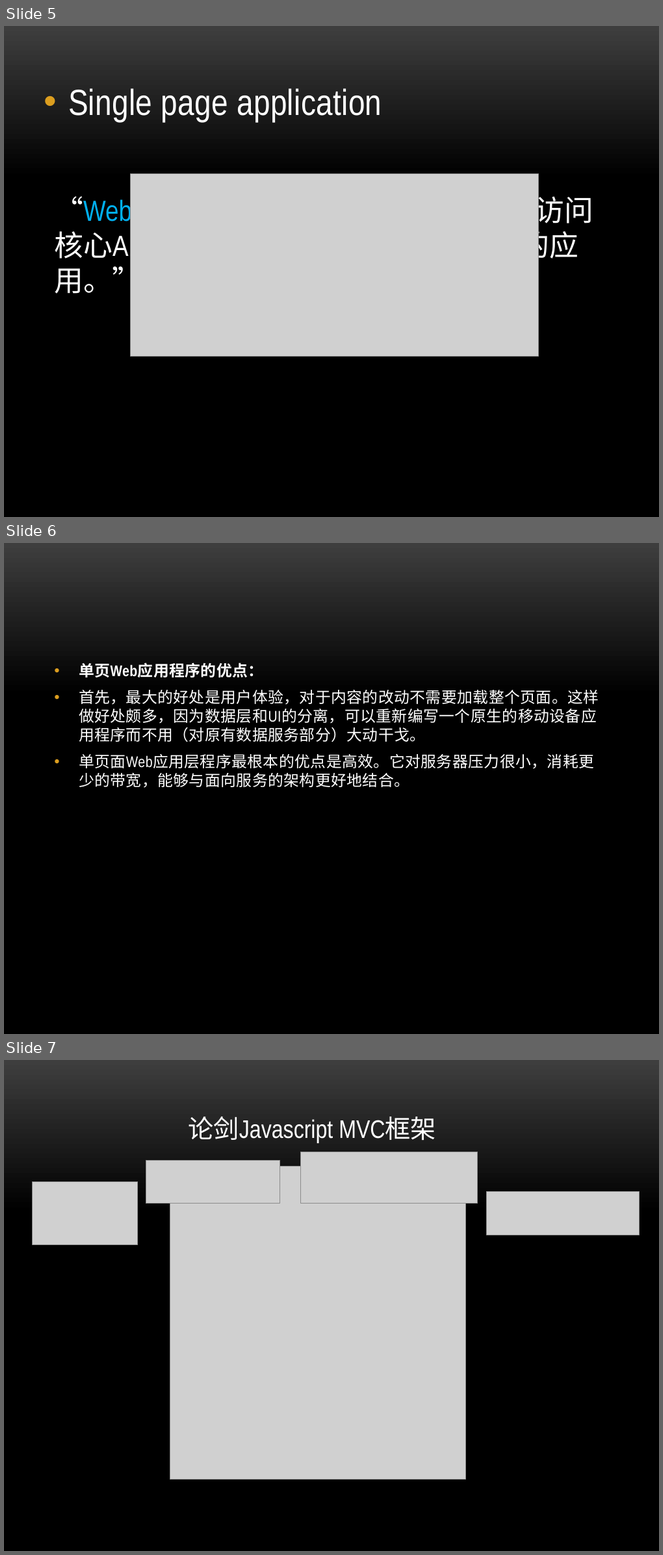
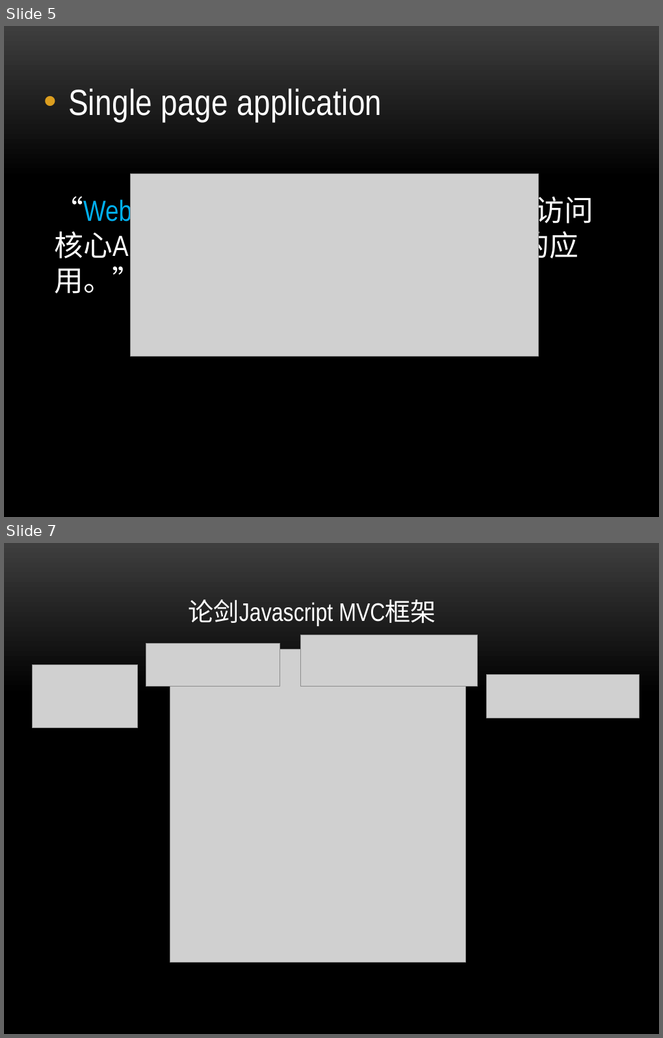
Before and after one commit to mz121star/JMvc, a slide deck: Javascript.pptx. Shown one above the other, each under a label of ours: slides 5, 6 and 7 before the commit, slides 5 and 7 after it; the slides between them are not shown. The pictures are 663x1555 and 663x1038 pixels, drawn with LibreOffice and Linux fonts; fonts in the diff are those of the drawing; grey boxes stand for pictures; background and template pictures are left out. Boxes give left, top, right and bottom in pixels: in the first picture for what was removed or moved away, otherwise in the second. Text is boxed around its words. In the diff, an @@ line names an element or a change of style, - is before the commit and + after.

```diff
--- a/Javascript.pptx
+++ b/Javascript.pptx
@@ slide 6 removed at bbox=[4, 543, 659, 1034], background picture (left out) @@
@@ text removed at bbox=[79, 663, 599, 788] @@
-• 单页Web应用程序的优点：
-• 首先，最大的好处是用户体验，对于内容的改动不需要加载整个页面。这样做好处颇多，因为数据层和UI的分离，可以重新编写一个原生的移动设备应用程序而不用（对原有数据服务部分）大动干戈。
-• 单页面Web应用层程序最根本的优点是高效。它对服务器压力很小，消耗更少的带宽，能够与面向服务的架构更好地结合。
```
Also in this commit, not shown: 1 slide changed, 1 slide added.
